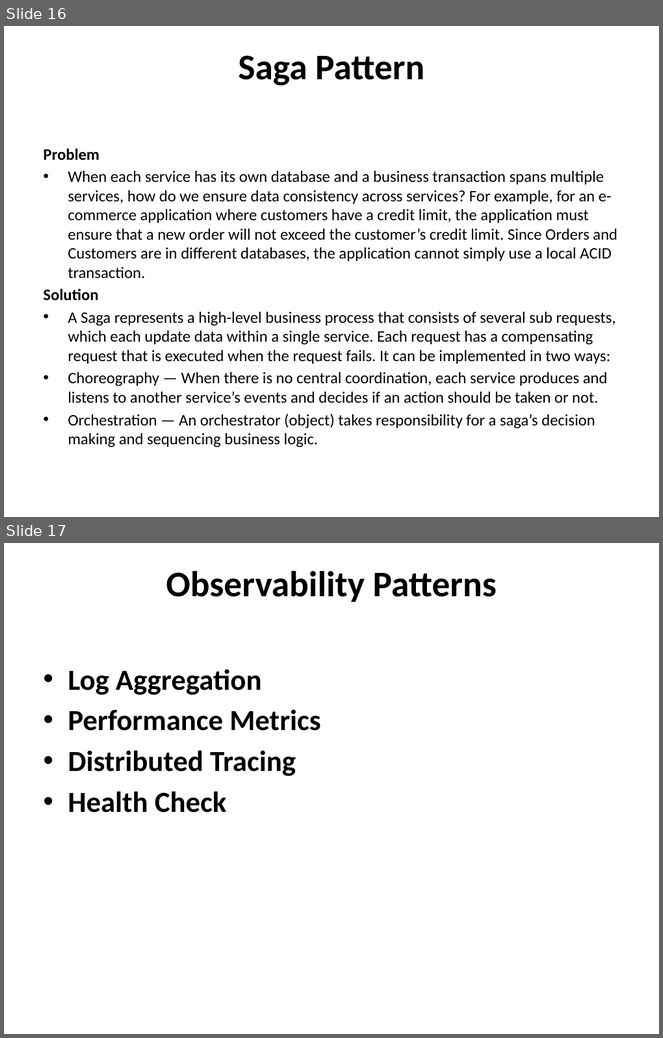
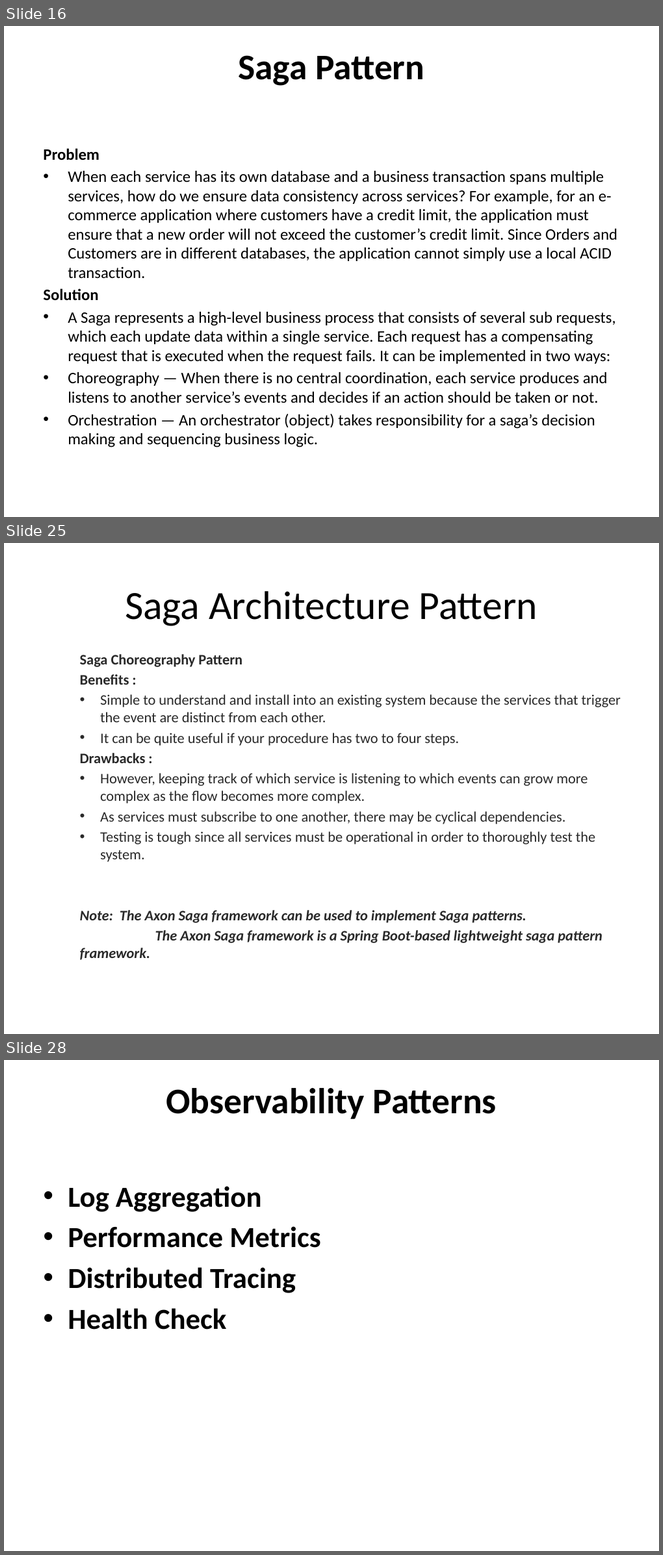
Before and after one commit to prakharxagrawal/citimicroservices, a slide deck: Micro services Design Pattern.pptx. Shown one above the other, each under a label of ours: slides 16 and 17 before the commit, slides 16, 25 and 28 after it; the slides between them are not shown. The pictures are 663x1038 and 663x1555 pixels, drawn with LibreOffice and Linux fonts; fonts in the diff are those of the drawing. Boxes give left, top, right and bottom in pixels: in the first picture for what was removed or moved away, otherwise in the second. Text is boxed around its words. In the diff, an @@ line names an element or a change of style, - is before the commit and + after.

Commit message:
Update Saga Pattern example and Docker

```diff
--- a/Micro services Design Pattern.pptx
+++ b/Micro services Design Pattern.pptx
@@ slide 25 added at bbox=[4, 543, 659, 1034], background #FFFFFF @@
@@ title added at bbox=[125, 591, 538, 626], 44 pt, text #000000 @@
+Saga Architecture Pattern
@@ text added at bbox=[80, 654, 621, 960], 16 pt, text #292929 @@
+  Saga Choreography Pattern
+  Benefits :
+  • Simple to understand and install into an existing system because the services that trigger the event are distinct from each other.
+  • It can be quite useful if your procedure has two to four steps.
+  Drawbacks :
+  • However, keeping track of which service is listening to which events can grow more complex as the flow becomes more complex.
+  • As services must subscribe to one another, there may be cyclical dependencies.
+  • Testing is tough since all services must be operational in order to thoroughly test the system.
+  Note: The Axon Saga framework can be used to implement Saga patterns.
+  The Axon Saga framework is a Spring Boot-based lightweight saga pattern framework.
@@ what was slide 17 is now slide 28 @@
```
Also in this commit, not shown: 10 other slides added, 14 other files.
